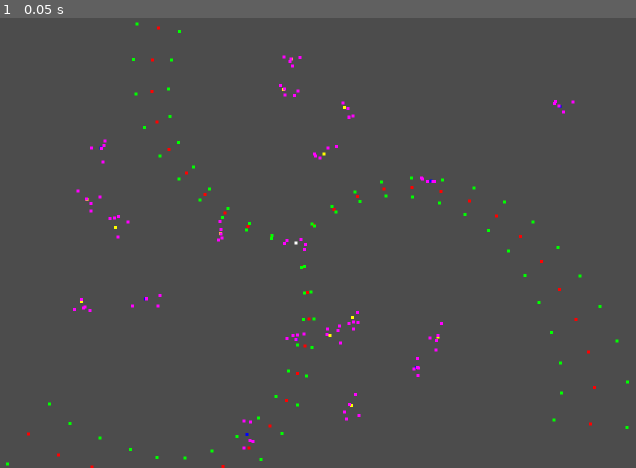
Above: before the commit, frame 1.
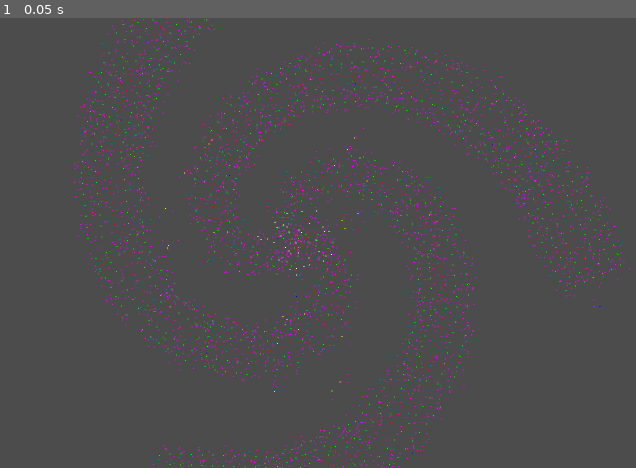
Above: after the commit, the same moment.

Repository: ChickenStorm/galaxy-gen
Game: Godot game, scene res://main.tscn
Same seed, same stepped clock (60 frames per second), same inputs: the game is played once before the commit and once after it.
Inputs:
- Up to frame 1 (0.05 s): no input

The runs differ from the first frame. In frame 1, 3.6% of the frame differs, in the area x 0-100%, y 0-100%.

Commit message:
modify algo

Diff:
--- a/galaxy_node.gd
+++ b/galaxy_node.gd
@@ -11,50 +11,141 @@
 	SYSTEM,
 	CORE,
 	EXTERNAL_RING,
+	ARM_INTERPOLATE, # used to interpolate two arm node
+	ARM_EXTENTION_INTERPOLATE, # to interpolate between ARM and it's ARM_EXTENTION
+	ARM_INTERPOLATE_EXTENTION, # used to expand ARM_INTERPOLATE
+	ARM_EXTENTION_INTERPOLATE_ARM, # used to interpolate between ARM_INTERPOLATE and ARM_INTERPOLATE_EXTENTION
 }
 
-const MAX_ARM_DEPTH = 15
+
 
 var depth = 0
+var galaxy_node # todo do better
+export var _type = NODE_TYPE.ROOT setget set_type
+var arm_number = 0 # 0 if not in an arm
 
-const SCALE = 50.0
+var general_angle_shift = 0
 
-const NUMBER_OF_SYSTEM_PER_NODE = 5
-
-export var _type = NODE_TYPE.ROOT setget set_type
-var galaxy_node # todo do better
+const NUMBER_OF_ARM = 3
+const SCALE = 10.0 # scale for the drawing
+#this is not the Node2D.scale
+const NUMBER_OF_LONER_PER_ARM = 10
+const NUMBER_OF_RANDOM_NODE = 10
+const NUMBER_OF_SYSTEM_PER_NODE = 2
+const MAX_ARM_DEPTH = 15
+const ARM_EXTENTION_SCALE = 6.0 * pow(MAX_ARM_DEPTH/15.0,2.0)
+const FINAL_ARM_ANGLE = 2.0 * PI
+const MAX_DIST_NODE = SCALE*2 # maximum distance between node in arm for interpolation
+const NUMBER_OF_CORE_NODE = 30
+const CORE_RANGE = 8.0 # max distance to create core node in units of SCALE
 
 func _ready():
-	if _type == NODE_TYPE.ARM:
+	if galaxy_node == null:
+		return
+	if _type == NODE_TYPE.ROOT:
+		general_angle_shift = Global.rng.randf_range(0.0,2.0*PI)
+		# Connect arm to the root
+		for i in range(NUMBER_OF_ARM):
+			var node = galaxy_node.instance()
+			node.name = i as String
+			node._type = GalaxyNode.NODE_TYPE.ARM
+			node.general_angle_shift = general_angle_shift
+			node.arm_number = i+1
+			node.depth = 1
+			node.galaxy_node = galaxy_node
+			var angle =  i * 2 * PI / NUMBER_OF_ARM + general_angle_shift
+			node.position = SCALE* Vector2(cos(angle),sin(angle))
+			add_child(node)
+			# Gen or Loner
+			for j in range(NUMBER_OF_LONER_PER_ARM):
+				var node_loner = galaxy_node.instance()
+				node_loner._type = GalaxyNode.NODE_TYPE.LONER
+				node_loner.depth = 1
+				node_loner.galaxy_node = galaxy_node
+				var angle_random = Global.rng.randf_range(-PI / float(NUMBER_OF_ARM)*0.5,PI / float(NUMBER_OF_ARM)*0.5)
+				var angle_loner =  (i) * 2.0 * PI / NUMBER_OF_ARM + general_angle_shift + angle_random
+				node_loner.position =  Vector2(cos(angle_loner),sin(angle_loner)) * Global.rng.randf_range(SCALE*pow(PI/2,3.0),SCALE*pow(PI,3.0))
+				# the scale is given by the eliptique equation
+				# we choose a region where there is few system
+				add_child(node_loner)
+		#Random node gen
+		for i in range(NUMBER_OF_RANDOM_NODE):
+			var node = galaxy_node.instance()
+			node._type = GalaxyNode.NODE_TYPE.RANDOM_PLACEMENT
+			node.depth = 1
+			node.galaxy_node = galaxy_node
+			var angle =   Global.rng.randf_range(0.0,2.0*PI)
+			node.position =  Vector2(cos(angle),sin(angle)) * Global.rng.randf_range(SCALE*2.0,SCALE*pow(FINAL_ARM_ANGLE/1.5,3.0))
+			# note the density goes like 1/r^2 because of the way we generate the position
+			add_child(node)
+		# core
+		for i in range (NUMBER_OF_CORE_NODE):
+			var node = galaxy_node.instance()
+			node._type = GalaxyNode.NODE_TYPE.CORE
+			node.depth = 1
+			node.galaxy_node = galaxy_node
+			var angle =   Global.rng.randf_range(0.0,2.0*PI)
+			node.position =  Vector2(cos(angle),sin(angle)) * Global.rng.randf_range(SCALE*2.0,SCALE*CORE_RANGE)
+			# note the density goes like 1/r^2 because of the way we generate the position
+			add_child(node)
+	# Generation of the arm extention
+	if _type == NODE_TYPE.ARM || _type == NODE_TYPE.ARM_INTERPOLATE:
 		for i in [-1,1]:
 			var node_ext = galaxy_node.instance()
-			node_ext._type = NODE_TYPE.ARM_EXTENTION
+			if _type == NODE_TYPE.ARM:
+				node_ext._type = NODE_TYPE.ARM_EXTENTION
+			else:
+				node_ext._type = NODE_TYPE.ARM_INTERPOLATE_EXTENTION
 			var angle_ext = PI/ 2
 			node_ext.depth = depth+1
 			node_ext.galaxy_node = galaxy_node
-			node_ext.position = position.rotated(angle_ext*i) * (float(depth)/float(MAX_ARM_DEPTH) *1.0)
+			node_ext.position = ARM_EXTENTION_SCALE*SCALE*float(depth)/float(MAX_ARM_DEPTH) *position.normalized().rotated(angle_ext*i)
+			node_ext.arm_number =  arm_number
 			add_child(node_ext)
+	# we extend the arms
+	if _type == NODE_TYPE.ARM:
 		if  depth < MAX_ARM_DEPTH:
 			var node = galaxy_node.instance()
 			node._type = NODE_TYPE.ARM
-			var random_angle =  Global.rng.randf_range(-PI/MAX_ARM_DEPTH * (4.0/8.0) ,PI/MAX_ARM_DEPTH* (4.0/8.0))
-			var angle = PI/MAX_ARM_DEPTH * (7.0/8.0) + random_angle
-			node.position = position.normalized().rotated(angle)* SCALE * (1.0  + 0.5 *float(depth)/float(MAX_ARM_DEPTH) )
+			var random_angle =  Global.rng.randf_range(-PI/MAX_ARM_DEPTH * (2.0/8.0) ,PI/MAX_ARM_DEPTH* (2.0/8.0))
+			var angle = FINAL_ARM_ANGLE/MAX_ARM_DEPTH + random_angle
+			node.position = position.normalized().rotated(angle)* SCALE * pow(1.0  + 2.0* float(depth)/float(MAX_ARM_DEPTH),3.0)
+			# only the angle is random and not the length
 			node.depth = depth+1
 			node.galaxy_node = galaxy_node
+			node.general_angle_shift = general_angle_shift
+			node.arm_number =  arm_number
 			add_child(node)
-	if _type != NODE_TYPE.SYSTEM && galaxy_node!= null:
-		if _type == NODE_TYPE.ARM || _type == NODE_TYPE.ARM_EXTENTION:
-			pass
-		else:
-			for i in range(NUMBER_OF_SYSTEM_PER_NODE):
+	# interpolation of node to keep omogenous density inside the arms
+	if _type == NODE_TYPE.ARM || _type == NODE_TYPE.ARM_EXTENTION || _type == NODE_TYPE.ARM_INTERPOLATE_EXTENTION:
+		if position.length() > MAX_DIST_NODE:
+			var number_of_interpolate_node = floor(position.length() / MAX_DIST_NODE) as int
+			for i in range(number_of_interpolate_node ):
 				var node = galaxy_node.instance()
-				node._type = GalaxyNode.NODE_TYPE.SYSTEM
+				if _type == NODE_TYPE.ARM:
+					node._type = GalaxyNode.NODE_TYPE.ARM_INTERPOLATE
+				elif _type == NODE_TYPE.ARM_EXTENTION:
+					node._type = GalaxyNode.NODE_TYPE.ARM_EXTENTION_INTERPOLATE
+				elif _type == NODE_TYPE.ARM_INTERPOLATE_EXTENTION:
+					node._type = GalaxyNode.NODE_TYPE.ARM_EXTENTION_INTERPOLATE_ARM
 				node.depth = depth+1
 				node.galaxy_node = galaxy_node
-				var angle =   Global.rng.randf_range(0.0,2.0*PI)
-				node.position =  Vector2(cos(angle),sin(angle)) * Global.rng.randf_range(0,SCALE*0.6)
+				node.position =  - position * float(i) / float(number_of_interpolate_node)
 				add_child(node)
+	# systeme generation
+	if _type != NODE_TYPE.SYSTEM:
+		var number_of_system
+		if _type == NODE_TYPE.ARM || _type == NODE_TYPE.ARM_EXTENTION:
+			number_of_system = NUMBER_OF_SYSTEM_PER_NODE # * float(depth)/float(MAX_ARM_DEPTH) as int
+		else:
+			number_of_system = NUMBER_OF_SYSTEM_PER_NODE
+		for i in range(NUMBER_OF_SYSTEM_PER_NODE):
+			var node = galaxy_node.instance()
+			node._type = GalaxyNode.NODE_TYPE.SYSTEM
+			node.depth = depth+1
+			node.galaxy_node = galaxy_node
+			node.position =  Vector2(Global.rng.randf_range(-MAX_DIST_NODE,MAX_DIST_NODE),Global.rng.randf_range(-MAX_DIST_NODE,MAX_DIST_NODE))
+			add_child(node)
 
 func set_type(new_type):
 	_type = new_type
@@ -62,11 +153,11 @@
 
 func _modulate_color():
 	match _type :
-		NODE_TYPE.ROOT:
+		NODE_TYPE.ROOT, NODE_TYPE.CORE:
 			$ColorRect.set_modulate(Color(1.0,1.0,1.0))
-		NODE_TYPE.ARM:
+		NODE_TYPE.ARM, NODE_TYPE.ARM_INTERPOLATE:
 			$ColorRect.set_modulate(Color(1.0,0,0))
-		NODE_TYPE.ARM_EXTENTION:
+		NODE_TYPE.ARM_EXTENTION, NODE_TYPE.ARM_EXTENTION_INTERPOLATE,NODE_TYPE.ARM_EXTENTION_INTERPOLATE_ARM,NODE_TYPE.ARM_INTERPOLATE_EXTENTION:
 			$ColorRect.set_modulate(Color(0,1,0))
 		NODE_TYPE.RANDOM_PLACEMENT:
 			$ColorRect.set_modulate(Color(0,0,1))
--- a/galaxy_node.tscn
+++ b/galaxy_node.tscn
@@ -6,11 +6,11 @@
 script = ExtResource( 1 )
 
 [node name="ColorRect" type="ColorRect" parent="."]
-margin_left = -3.0
-margin_top = -3.0
-margin_right = 3.0
-margin_bottom = 3.0
-rect_min_size = Vector2( 6, 6 )
+margin_left = -1.0
+margin_top = -1.0
+margin_right = 1.0
+margin_bottom = 1.0
+rect_min_size = Vector2( 2, 2 )
 __meta__ = {
 "_edit_use_anchors_": false
 }
--- a/main.gd
+++ b/main.gd
@@ -2,12 +2,9 @@
 
 
 
-const NUMBER_OF_ARM = 3
+
 var galaxy_node = preload("res://galaxy_node.tscn")
-const SCALE = 50.0
-const NUMBER_OF_LONER_PER_ARM = 4
 
-const NUMBER_OF_RANDOM_NODE = 10
 
 func _ready():
 	Global.rng.randomize()
@@ -22,30 +19,3 @@
 	rootNode._type = GalaxyNode.NODE_TYPE.ROOT
 	rootNode.depth = 0
 	add_child(rootNode)
-	var general_angle_shift = Global.rng.randf_range(0.0,2.0*PI)
-	for i in range(NUMBER_OF_ARM):
-		var node = galaxy_node.instance()
-		node.name = i as String
-		node._type = GalaxyNode.NODE_TYPE.ARM
-		node.depth = 1
-		node.galaxy_node = galaxy_node
-		var angle =  i * 2 * PI / NUMBER_OF_ARM + general_angle_shift
-		node.position = SCALE* Vector2(cos(angle),sin(angle))
-		rootNode.add_child(node)
-		for j in range(NUMBER_OF_LONER_PER_ARM):
-			var node_loner = galaxy_node.instance()
-			node_loner._type = GalaxyNode.NODE_TYPE.LONER
-			node_loner.depth = 1
-			node_loner.galaxy_node = galaxy_node
-			var angle_random = Global.rng.randf_range(-PI / float(NUMBER_OF_ARM)*0.5,PI / float(NUMBER_OF_ARM)*0.5)
-			var angle_loner =  (i+0.8) * 2.0 * PI / NUMBER_OF_ARM + general_angle_shift + angle_random
-			node_loner.position =  Vector2(cos(angle_loner),sin(angle_loner)) * Global.rng.randf_range(SCALE*2.0,SCALE*node_loner.MAX_ARM_DEPTH/1.5)
-			rootNode.add_child(node_loner)
-	for i in range(NUMBER_OF_RANDOM_NODE):
-		var node = galaxy_node.instance()
-		node._type = GalaxyNode.NODE_TYPE.RANDOM_PLACEMENT
-		node.depth = 1
-		node.galaxy_node = galaxy_node
-		var angle =   Global.rng.randf_range(0.0,2.0*PI)
-		node.position =  Vector2(cos(angle),sin(angle)) * Global.rng.randf_range(SCALE*2.0,SCALE*node.MAX_ARM_DEPTH/1.1)
-		rootNode.add_child(node)
